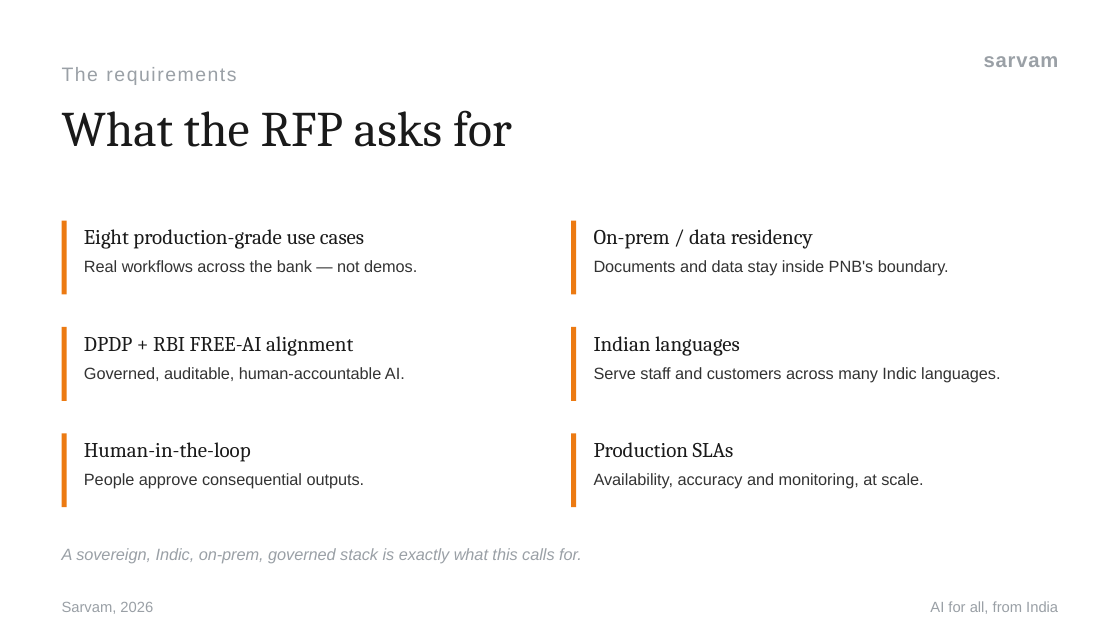
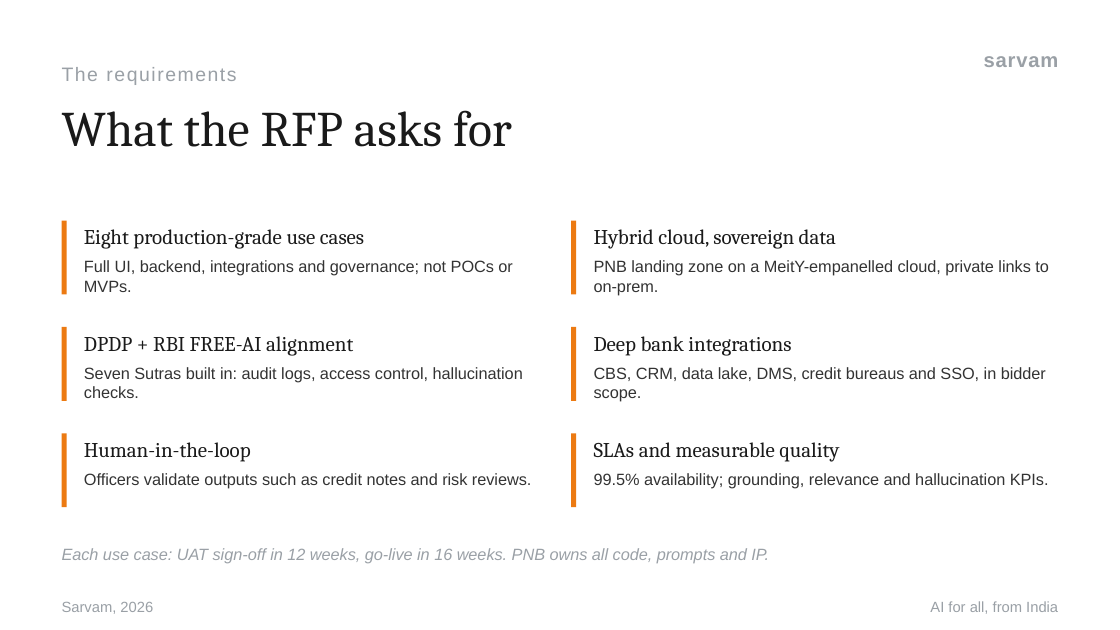
Before and after one commit to vihb09/pnb-sahayak, a slide deck: slide 3 of docs/decks/PNB-Sahayak-Platform-Vision.pptx. Drawn at 1120x630 pixels with LibreOffice and Linux fonts; fonts in the diff are those of the drawing. Boxes give left, top, right and bottom in pixels: in the first picture for what was removed or moved away, otherwise in the second. Text is boxed around its words. In the diff, an @@ line names an element or a change of style, - is before the commit and + after.

```diff
--- a/docs/decks/PNB-Sahayak-Platform-Vision.pptx
+++ b/docs/decks/PNB-Sahayak-Platform-Vision.pptx
@@ text at (x1=594, y1=229, x2=836, y2=249): text changed @@
-On-prem / data residency
+Hybrid cloud, sovereign data
@@ text at (x1=84, y1=260, x2=512, y2=292): text changed @@
-Real workflows across the bank — not demos.
+Full UI, backend, integrations and governance; not POCs or MVPs.
@@ text at (x1=594, y1=260, x2=1049, y2=296): text changed @@
-Documents and data stay inside PNB's boundary.
+PNB landing zone on a MeitY-empanelled cloud, private links to on-prem.
@@ text at (x1=594, y1=336, x2=791, y2=356): text changed @@
-Indian languages
+Deep bank integrations
@@ text at (x1=84, y1=367, x2=523, y2=398): text changed @@
-Governed, auditable, human-accountable AI.
+Seven Sutras built in: audit logs, access control, hallucination checks.
@@ text at (x1=594, y1=367, x2=1046, y2=402): text changed @@
-Serve staff and customers across many Indic languages.
+CBS, CRM, data lake, DMS, credit bureaus and SSO, in bidder scope.
@@ text at (x1=594, y1=442, x2=839, y2=462): text changed @@
-Production SLAs
+SLAs and measurable quality
@@ text at (x1=84, y1=473, x2=531, y2=489): text changed @@
-People approve consequential outputs.
+Officers validate outputs such as credit notes and risk reviews.
@@ text at (x1=594, y1=473, x2=1049, y2=489): text changed @@
-Availability, accuracy and monitoring, at scale.
+99.5% availability; grounding, relevance and hallucination KPIs.
@@ text at (x1=62, y1=548, x2=769, y2=563): text changed @@
-A sovereign, Indic, on-prem, governed stack is exactly what this calls for.
+Each use case: UAT sign-off in 12 weeks, go-live in 16 weeks. PNB owns all code, prompts and IP.
```
Also in this commit, not shown: 9 other slides changed, 8 other files.
